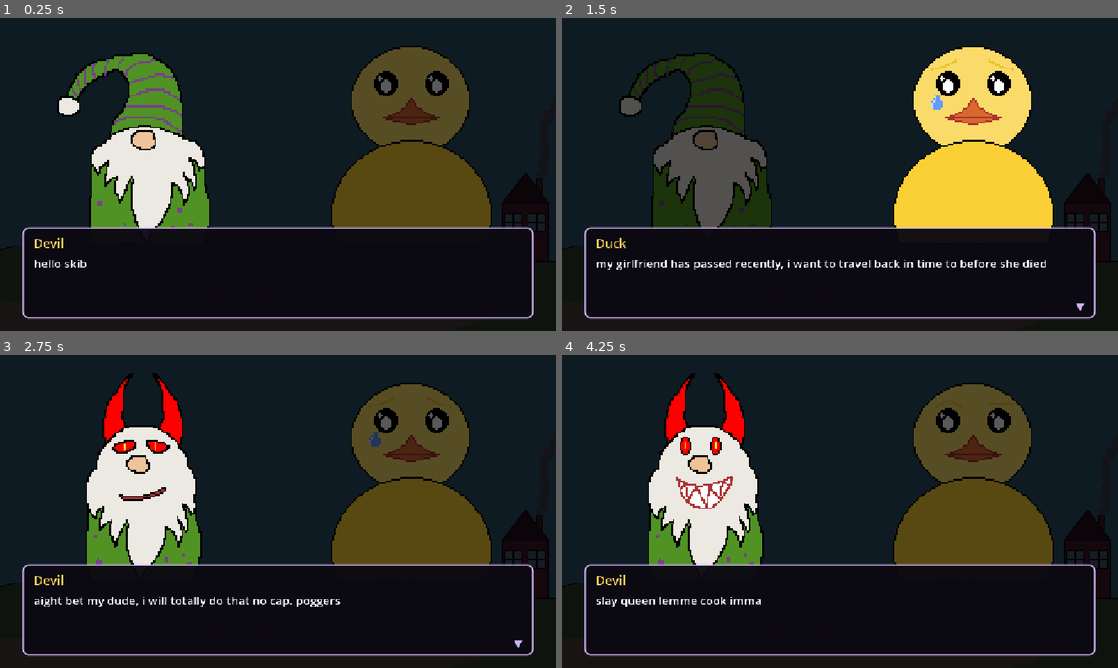
Above: before the commit, frames 1-4 (two rows, left to right).
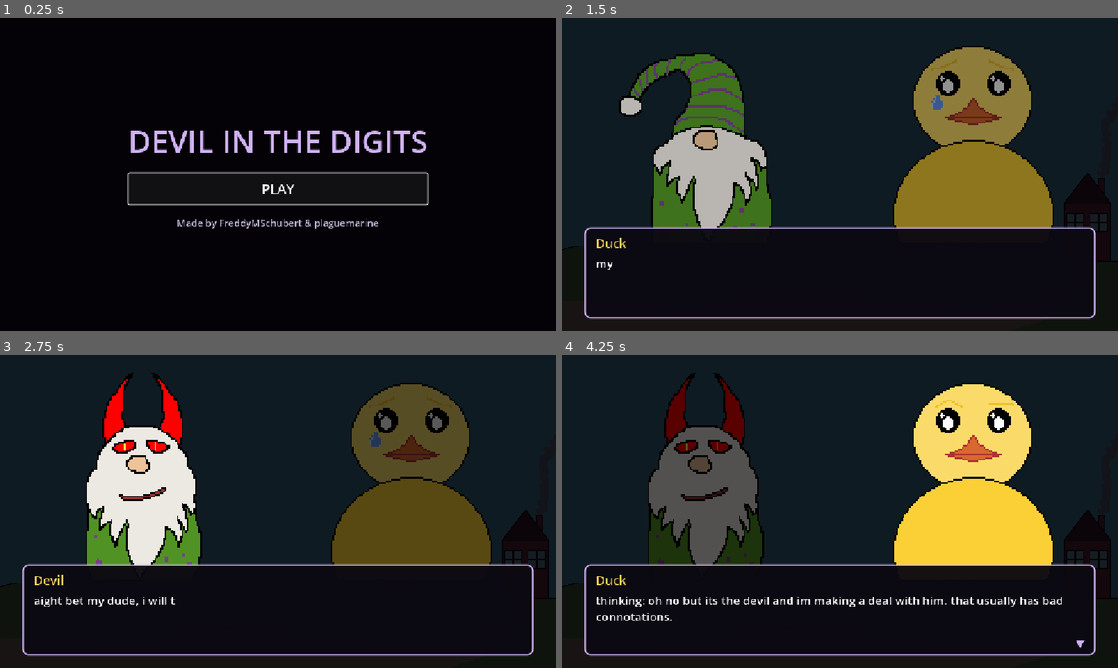
Above: after the commit, the same moments.

Repository: The-Quackonauts/DevilInTheDigits
Game: Godot game, scene res://scenes/main_menu.tscn
Same seed, same stepped clock (60 frames per second), same inputs: the game is played once before the commit and once after it. Before the commit the project starts from res://scenes/intro.tscn. The engine's default icon, where the game draws it, is replaced by a stand-in: a white triangle on a blue panel in a dark square.
Inputs (mouse positions are in pixels of both pictures, inside the frame that each line leads up to):
- Up to frame 1 (0.25 s): no input
- Up to frame 2 (1.5 s): click (840, 190) at 0.5 s, where only the run after the commit has a clickable "PLAY"; move the mouse to (962, 158) at 1.27 s; hold D (move_right) from 1.28 s (still down); click (962, 158) at 1.42 s
- Up to frame 3 (2.75 s): tap Space (jump) at 1.52 s; release D (move_right) at 2 s; drag from (166, 527) to (250, 574) at 2.02 s
- Up to frame 4 (4.25 s): move the mouse to (895, 442) at 2.77 s; hold D (move_right) 2.78-3.5 s; click (895, 442) at 2.92 s; drag from (812, 574) to (673, 464) at 3.52 s

The runs differ from the first frame. In frame 1, 63% of the frame differs, in the area x 0-100%, y 0-97%; in frame 2, 20%; in frame 3, 0.3%; in frame 4, 20%.

Commit message:
vortex, main menu, end menu

Diff:
--- a/countey-gamey/project.godot
+++ b/countey-gamey/project.godot
@@ -11,7 +11,7 @@
 [application]
 
 config/name="countey-gamey"
-run/main_scene="res://scenes/intro.tscn"
+run/main_scene="res://scenes/main_menu.tscn"
 config/features=PackedStringArray("4.7", "Forward Plus")
 config/icon="res://icon.svg"
 
--- a/countey-gamey/scenes/ending.tscn
+++ b/countey-gamey/scenes/ending.tscn
@@ -32,4 +32,23 @@
 horizontal_alignment = 1
 vertical_alignment = 1
 
+[node name="BackToMainMenu" type="Button" parent="EndCard/Background"]
+custom_minimum_size = Vector2(280, 64)
+layout_mode = 1
+anchors_preset = 7
+anchor_left = 0.5
+anchor_top = 1.0
+anchor_right = 0.5
+anchor_bottom = 1.0
+offset_left = -140.0
+offset_top = -120.0
+offset_right = 140.0
+offset_bottom = -56.0
+grow_horizontal = 2
+grow_vertical = 0
+theme_override_font_sizes/font_size = 24
+text = "BACK TO MAIN MENU"
+
 [node name="Cutscene" parent="." instance=ExtResource("2_cutscene")]
+
+[connection signal="pressed" from="EndCard/Background/BackToMainMenu" to="." method="_on_back_to_main_menu_pressed"]
--- a/countey-gamey/scenes/game.tscn
+++ b/countey-gamey/scenes/game.tscn
@@ -7,6 +7,7 @@
 [ext_resource type="PackedScene" uid="uid://bahqlx3rcm16r" path="res://scenes/coin.tscn" id="5_coin"]
 [ext_resource type="Script" uid="uid://uqaipt2l3y" path="res://scripts/KillZone.gd" id="5_iywne"]
 [ext_resource type="AudioStream" uid="uid://dx1rtju5xgkl0" path="res://assets/sfx/Pickup1.wav" id="7_u5sy4"]
+[ext_resource type="PackedScene" path="res://scenes/time_vortex.tscn" id="8_vortex"]
 
 [sub_resource type="FontVariation" id="FontVariation_n5368"]
 
@@ -14,6 +15,9 @@
 
 [node name="Game" type="Node2D" unique_id=217747827]
 script = ExtResource("1_yqjtg")
+
+[node name="TimeVortex" parent="." instance=ExtResource("8_vortex")]
+background_mode = true
 
 [node name="8" parent="." unique_id=1665530512 instance=ExtResource("2_display")]
 position = Vector2(576, 340)
--- /dev/null
+++ b/countey-gamey/scenes/main_menu.tscn
@@ -0,0 +1,59 @@
+[gd_scene load_steps=3 format=3]
+
+[ext_resource type="Script" path="res://scripts/main_menu.gd" id="1_menu"]
+
+[sub_resource type="StyleBoxFlat" id="StyleBox_background"]
+bg_color = Color(0.015, 0.01, 0.03, 1)
+
+[node name="MainMenu" type="Control"]
+layout_mode = 3
+anchors_preset = 15
+anchor_right = 1.0
+anchor_bottom = 1.0
+grow_horizontal = 2
+grow_vertical = 2
+script = ExtResource("1_menu")
+
+[node name="Background" type="Panel" parent="."]
+layout_mode = 1
+anchors_preset = 15
+anchor_right = 1.0
+anchor_bottom = 1.0
+grow_horizontal = 2
+grow_vertical = 2
+theme_override_styles/panel = SubResource("StyleBox_background")
+
+[node name="Center" type="CenterContainer" parent="Background"]
+layout_mode = 1
+anchors_preset = 15
+anchor_right = 1.0
+anchor_bottom = 1.0
+grow_horizontal = 2
+grow_vertical = 2
+
+[node name="Menu" type="VBoxContainer" parent="Background/Center"]
+layout_mode = 2
+theme_override_constants/separation = 24
+alignment = 1
+
+[node name="Title" type="Label" parent="Background/Center/Menu"]
+layout_mode = 2
+theme_override_colors/font_color = Color(0.82, 0.7, 0.95, 1)
+theme_override_font_sizes/font_size = 64
+text = "DEVIL IN THE DIGITS"
+horizontal_alignment = 1
+
+[node name="Play" type="Button" parent="Background/Center/Menu"]
+custom_minimum_size = Vector2(320, 64)
+layout_mode = 2
+theme_override_font_sizes/font_size = 28
+text = "PLAY"
+
+[node name="Credits" type="Label" parent="Background/Center/Menu"]
+layout_mode = 2
+theme_override_colors/font_color = Color(0.75, 0.7, 0.82, 1)
+theme_override_font_sizes/font_size = 20
+text = "Made by FreddyMSchubert & plaguemarine"
+horizontal_alignment = 1
+
+[connection signal="pressed" from="Background/Center/Menu/Play" to="." method="_on_play_pressed"]
--- /dev/null
+++ b/countey-gamey/scenes/portal.tscn
@@ -0,0 +1,17 @@
+[gd_scene load_steps=3 format=3]
+
+[ext_resource type="Texture2D" uid="uid://bevjyjo0igum6" path="res://assets/Backgorunds/portal.png" id="1_portal"]
+
+[sub_resource type="CircleShape2D" id="CircleShape2D_portal"]
+radius = 46.0
+
+[node name="Portal" type="Area2D"]
+z_index = 10
+collision_layer = 0
+collision_mask = 2
+
+[node name="Sprite2D" type="Sprite2D" parent="."]
+texture = ExtResource("1_portal")
+
+[node name="CollisionShape2D" type="CollisionShape2D" parent="."]
+shape = SubResource("CircleShape2D_portal")
--- /dev/null
+++ b/countey-gamey/scenes/time_vortex.tscn
@@ -0,0 +1,140 @@
+[gd_scene load_steps=9 format=3]
+
+[ext_resource type="Script" path="res://scripts/time_vortex.gd" id="1_vortex"]
+
+[sub_resource type="Shader" id="Shader_tunnel"]
+code = "shader_type spatial;
+render_mode unshaded, cull_disabled;
+
+void fragment() {
+	float ribs = pow(max(0.0, sin(UV.y * 720.0 + TIME * 72.0)), 18.0);
+	float spiral = pow(max(0.0, sin(UV.x * 75.0 + UV.y * 190.0 + TIME * 34.0)), 12.0);
+	float pulse = 0.55 + 0.45 * sin(UV.y * 90.0 + TIME * 22.0);
+	vec3 violet = vec3(0.24, 0.02, 0.65);
+	vec3 cyan = vec3(0.0, 0.85, 1.0);
+	vec3 color = violet * (0.18 + pulse * 0.2) + cyan * ribs * 2.8 + vec3(1.0, 0.12, 0.75) * spiral;
+	ALBEDO = color;
+	EMISSION = color * 2.2;
+}"
+
+[sub_resource type="ShaderMaterial" id="ShaderMaterial_tunnel"]
+shader = SubResource("Shader_tunnel")
+
+[sub_resource type="StandardMaterial3D" id="ParticleMaterial"]
+transparency = 1
+shading_mode = 0
+vertex_color_use_as_albedo = true
+albedo_color = Color(0.6, 0.9, 1, 0.9)
+emission_enabled = true
+emission = Color(0.25, 0.75, 1, 1)
+emission_energy_multiplier = 5.0
+cull_mode = 2
+
+[sub_resource type="BoxMesh" id="ParticleMesh"]
+material = SubResource("ParticleMaterial")
+size = Vector3(0.04, 0.04, 3.2)
+
+[sub_resource type="ParticleProcessMaterial" id="ParticleProcess"]
+emission_shape = 3
+emission_box_extents = Vector3(8, 8, 26)
+direction = Vector3(0, 0, 1)
+spread = 18.0
+initial_velocity_min = 58.0
+initial_velocity_max = 92.0
+scale_min = 0.45
+scale_max = 1.4
+color = Color(0.65, 0.88, 1, 0.9)
+
+[sub_resource type="Environment" id="Environment_vortex"]
+background_mode = 1
+background_color = Color(0.001, 0, 0.012, 1)
+ambient_light_source = 3
+ambient_light_color = Color(0.12, 0.04, 0.28, 1)
+ambient_light_energy = 0.6
+glow_enabled = true
+glow_intensity = 1.15
+glow_bloom = 0.35
+tonemap_mode = 2
+
+[sub_resource type="StyleBoxFlat" id="Style_progress"]
+bg_color = Color(0.05, 0.12, 0.2, 0.75)
+corner_radius_top_left = 3
+corner_radius_top_right = 3
+corner_radius_bottom_right = 3
+corner_radius_bottom_left = 3
+
+[sub_resource type="StyleBoxFlat" id="Style_fill"]
+bg_color = Color(0.25, 0.9, 1, 0.9)
+corner_radius_top_left = 3
+corner_radius_top_right = 3
+corner_radius_bottom_right = 3
+corner_radius_bottom_left = 3
+
+[node name="TimeVortex" type="Node3D"]
+script = ExtResource("1_vortex")
+
+[node name="WorldEnvironment" type="WorldEnvironment" parent="."]
+environment = SubResource("Environment_vortex")
+
+[node name="Tunnel" type="MeshInstance3D" parent="."]
+material_override = SubResource("ShaderMaterial_tunnel")
+
+[node name="Camera" type="Camera3D" parent="."]
+current = true
+near = 0.05
+far = 180.0
+
+[node name="WarpParticles" type="GPUParticles3D" parent="Camera"]
+amount = 750
+lifetime = 0.72
+randomness = 0.55
+local_coords = true
+process_material = SubResource("ParticleProcess")
+draw_pass_1 = SubResource("ParticleMesh")
+
+[node name="HUD" type="CanvasLayer" parent="."]
+
+[node name="Status" type="Label" parent="HUD"]
+offset_left = 34.0
+offset_top = 28.0
+offset_right = 430.0
+offset_bottom = 64.0
+theme_override_colors/font_color = Color(0.6, 0.94, 1, 0.82)
+theme_override_colors/font_shadow_color = Color(0, 0, 0, 0.8)
+theme_override_constants/shadow_offset_x = 2
+theme_override_constants/shadow_offset_y = 2
+theme_override_font_sizes/font_size = 20
+text = "TEMPORAL VELOCITY  //  260.0c"
+
+[node name="Progress" type="ProgressBar" parent="HUD"]
+offset_left = 36.0
+offset_top = 70.0
+offset_right = 310.0
+offset_bottom = 78.0
+mouse_filter = 2
+theme_override_styles/background = SubResource("Style_progress")
+theme_override_styles/fill = SubResource("Style_fill")
+show_percentage = false
+
+[node name="Destination" type="Label" parent="HUD"]
+layout_mode = 0
+anchor_left = 1.0
+anchor_right = 1.0
+offset_left = -360.0
+offset_top = 28.0
+offset_right = -34.0
+offset_bottom = 64.0
+grow_horizontal = 0
+theme_override_colors/font_color = Color(0.82, 0.66, 1, 0.72)
+theme_override_font_sizes/font_size = 18
+text = "DESTINATION  //  UNKNOWN"
+horizontal_alignment = 2
+
+[node name="Flash" type="ColorRect" parent="HUD"]
+anchors_preset = 15
+anchor_right = 1.0
+anchor_bottom = 1.0
+grow_horizontal = 2
+grow_vertical = 2
+mouse_filter = 2
+color = Color(0.82, 0.94, 1, 0)
--- a/countey-gamey/scripts/ending.gd
+++ b/countey-gamey/scripts/ending.gd
@@ -24,7 +24,14 @@
 ]
 
 @onready var cutscene: Cutscene = $Cutscene
+@onready var main_menu_button: Button = $EndCard/Background/BackToMainMenu
 
 
 func _ready() -> void:
 	cutscene.play(LINES, GameFlow.CAST)
+	await cutscene.finished
+	main_menu_button.grab_focus()
+
+
+func _on_back_to_main_menu_pressed() -> void:
+	GameFlow.go_to(GameFlow.State.MAIN_MENU)
--- a/countey-gamey/scripts/game.gd
+++ b/countey-gamey/scripts/game.gd
@@ -1,4 +1,7 @@
 extends Node2D
+
+const PORTAL_SCENE := preload("res://scenes/portal.tscn")
+const PORTAL_POSITION := Vector2(720, 112)
 
 @export_range(0.5, 60.0, 0.5)
 var seconds_per_digit: float = 6.7
@@ -40,4 +43,12 @@
 	coins_collected += 1
 	coin_counter.text = "Coins: %d" % coins_collected
 	if coins_collected == total_coins:
-		GameFlow.go_to(GameFlow.State.ENDING)
+		var portal := PORTAL_SCENE.instantiate() as Area2D
+		portal.position = PORTAL_POSITION
+		portal.body_entered.connect(_enter_portal)
+		add_child.call_deferred(portal)
+		coin_counter.text = "Portal open!"
+
+
+func _enter_portal(_body: Node2D) -> void:
+	GameFlow.go_to(GameFlow.State.TIME_VORTEX)
--- a/countey-gamey/scripts/game_flow.gd
+++ b/countey-gamey/scripts/game_flow.gd
@@ -1,10 +1,12 @@
 extends Node
 
-enum State { INTRO, GAMEPLAY, ENDING }
+enum State { MAIN_MENU, INTRO, GAMEPLAY, TIME_VORTEX, ENDING }
 
 const SCENES := [
+	"res://scenes/main_menu.tscn",
 	"res://scenes/intro.tscn",
 	"res://scenes/game.tscn",
+	"res://scenes/time_vortex.tscn",
 	"res://scenes/ending.tscn",
 ]
 const PLACEHOLDER_PORTRAIT := preload("res://icon.svg")
@@ -31,7 +33,7 @@
 	},
 ]
 
-var state := State.INTRO
+var state := State.MAIN_MENU
 
 
 func go_to(next_state: State) -> void:
--- /dev/null
+++ b/countey-gamey/scripts/main_menu.gd
@@ -0,0 +1,9 @@
+extends Control
+
+
+func _ready() -> void:
+	$Background/Center/Menu/Play.grab_focus()
+
+
+func _on_play_pressed() -> void:
+	GameFlow.go_to(GameFlow.State.INTRO)
--- /dev/null
+++ b/countey-gamey/scripts/time_vortex.gd
@@ -0,0 +1,127 @@
+extends Node3D
+
+const FLIGHT_SECONDS := 14.0
+const SPEED := 260.0
+const TUBE_RADIUS := 9.0
+const PATH_POINTS := 150
+const PATH_STEP := 28.0
+const TUBE_RINGS := 900
+const RING_SIDES := 20
+
+@export var background_mode := false
+
+@onready var camera: Camera3D = $Camera
+@onready var tunnel: MeshInstance3D = $Tunnel
+@onready var hud: CanvasLayer = $HUD
+@onready var flash: ColorRect = $HUD/Flash
+@onready var progress_bar: ProgressBar = $HUD/Progress
+
+var path := Curve3D.new()
+var distance := 0.0
+var elapsed := 0.0
+
+
+func _ready() -> void:
+	_make_path()
+	_make_tunnel()
+	assert(path.get_baked_length() > SPEED * FLIGHT_SECONDS)
+	hud.visible = not background_mode
+
+
+func _process(delta: float) -> void:
+	elapsed += delta
+	if background_mode:
+		distance = fmod(distance + SPEED * delta, path.get_baked_length() - 8.0)
+	else:
+		distance = minf(distance + SPEED * delta, path.get_baked_length() - 8.0)
+		progress_bar.value = elapsed / FLIGHT_SECONDS * 100.0
+
+	var position := path.sample_baked(distance)
+	var target := path.sample_baked(distance + 8.0)
+	var flight_transform := Transform3D(Basis.IDENTITY, position).looking_at(target, Vector3.UP)
+	flight_transform.basis = flight_transform.basis.rotated(
+		flight_transform.basis.z.normalized(),
+		sin(elapsed * 2.4) * 0.1
+	)
+	camera.global_transform = flight_transform
+	camera.fov = 106.0 + sin(elapsed * 7.0) * 3.0
+
+	if not background_mode and elapsed >= FLIGHT_SECONDS - 1.2:
+		flash.color.a = smoothstep(FLIGHT_SECONDS - 1.2, FLIGHT_SECONDS, elapsed)
+	if not background_mode and elapsed >= FLIGHT_SECONDS:
+		GameFlow.go_to(GameFlow.State.ENDING)
+
+
+func _make_path() -> void:
+	var random := RandomNumberGenerator.new()
+	random.seed = Time.get_ticks_usec()
+	var points: Array[Vector3] = [Vector3.ZERO]
+	var heading := Vector2.ZERO
+	var target_heading := Vector2.ZERO
+
+	for index in range(1, PATH_POINTS):
+		if index % 3 == 1:
+			target_heading = Vector2(
+				random.randf_range(-1.35, 1.35),
+				random.randf_range(-0.85, 0.85)
+			)
+		heading = heading.lerp(target_heading, 0.38)
+		points.append(points[-1] + Vector3(heading.x * PATH_STEP, heading.y * PATH_STEP, -PATH_STEP))
+
+	for index in points.size():
+		var previous: Vector3 = points[maxi(index - 1, 0)]
+		var following: Vector3 = points[mini(index + 1, points.size() - 1)]
+		var handle := (following - previous) * 0.18
+		path.add_point(points[index], -handle, handle)
+	path.bake_interval = 1.0
+
+
+func _make_tunnel() -> void:
+	var vertices := PackedVector3Array()
+	var normals := PackedVector3Array()
+	var uvs := PackedVector2Array()
+	var indices := PackedInt32Array()
+	var length := path.get_baked_length()
+	var previous_right := Vector3.RIGHT
+
+	for ring in range(TUBE_RINGS):
+		var path_distance := length * ring / (TUBE_RINGS - 1.0)
+		var center := path.sample_baked(path_distance)
+		var tangent := (
+			path.sample_baked(minf(path_distance + 1.0, length))
+			- path.sample_baked(maxf(path_distance - 1.0, 0.0))
+		).normalized()
+		var right := previous_right.slide(tangent).normalized()
+		if right.length_squared() < 0.5:
+			right = Vector3.UP.cross(tangent).normalized()
+		var up := tangent.cross(right).normalized()
+		previous_right = right
+
+		for side in range(RING_SIDES):
+			var angle := TAU * side / RING_SIDES
+			var radial := right * cos(angle) + up * sin(angle)
+			vertices.append(center + radial * TUBE_RADIUS)
+			normals.append(-radial)
+			uvs.append(Vector2(float(side) / RING_SIDES, float(ring) / TUBE_RINGS))
+
+	for ring in range(TUBE_RINGS - 1):
+		for side in range(RING_SIDES):
+			var next_side := (side + 1) % RING_SIDES
+			var current := ring * RING_SIDES + side
+			var next_ring := current + RING_SIDES
+			var next_ring_side := (ring + 1) * RING_SIDES + next_side
+			indices.append_array([
+				current, next_ring, ring * RING_SIDES + next_side,
+				ring * RING_SIDES + next_side, next_ring, next_ring_side,
+			])
+
+	var arrays := []
+	arrays.resize(Mesh.ARRAY_MAX)
+	arrays[Mesh.ARRAY_VERTEX] = vertices
+	arrays[Mesh.ARRAY_NORMAL] = normals
+	arrays[Mesh.ARRAY_TEX_UV] = uvs
+	arrays[Mesh.ARRAY_INDEX] = indices
+	var mesh := ArrayMesh.new()
+	mesh.add_surface_from_arrays(Mesh.PRIMITIVE_TRIANGLES, arrays)
+	tunnel.mesh = mesh
+	assert(vertices.size() == TUBE_RINGS * RING_SIDES)
Not shown, added: countey-gamey/scripts/main_menu.gd.uid
Not shown, added: countey-gamey/scripts/time_vortex.gd.uid
